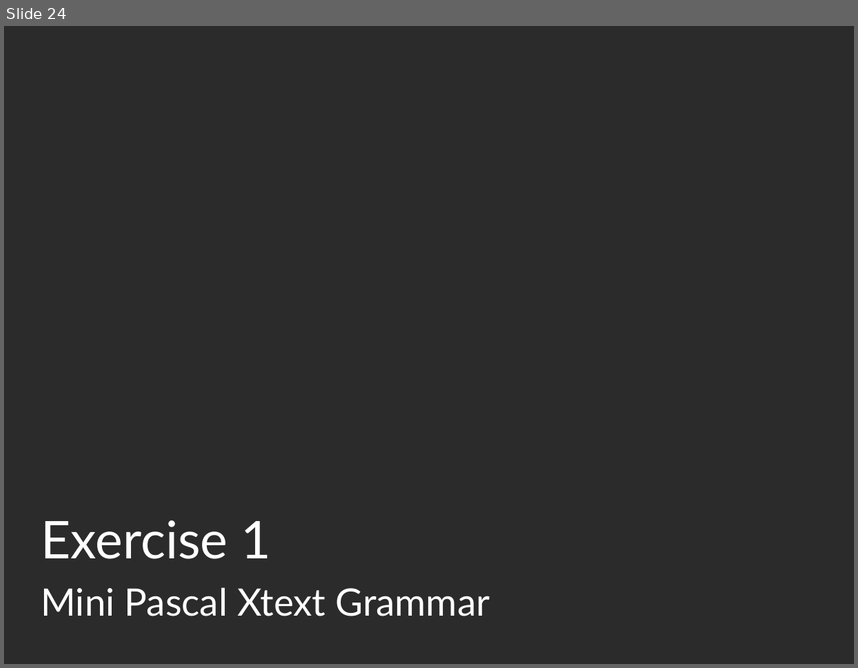
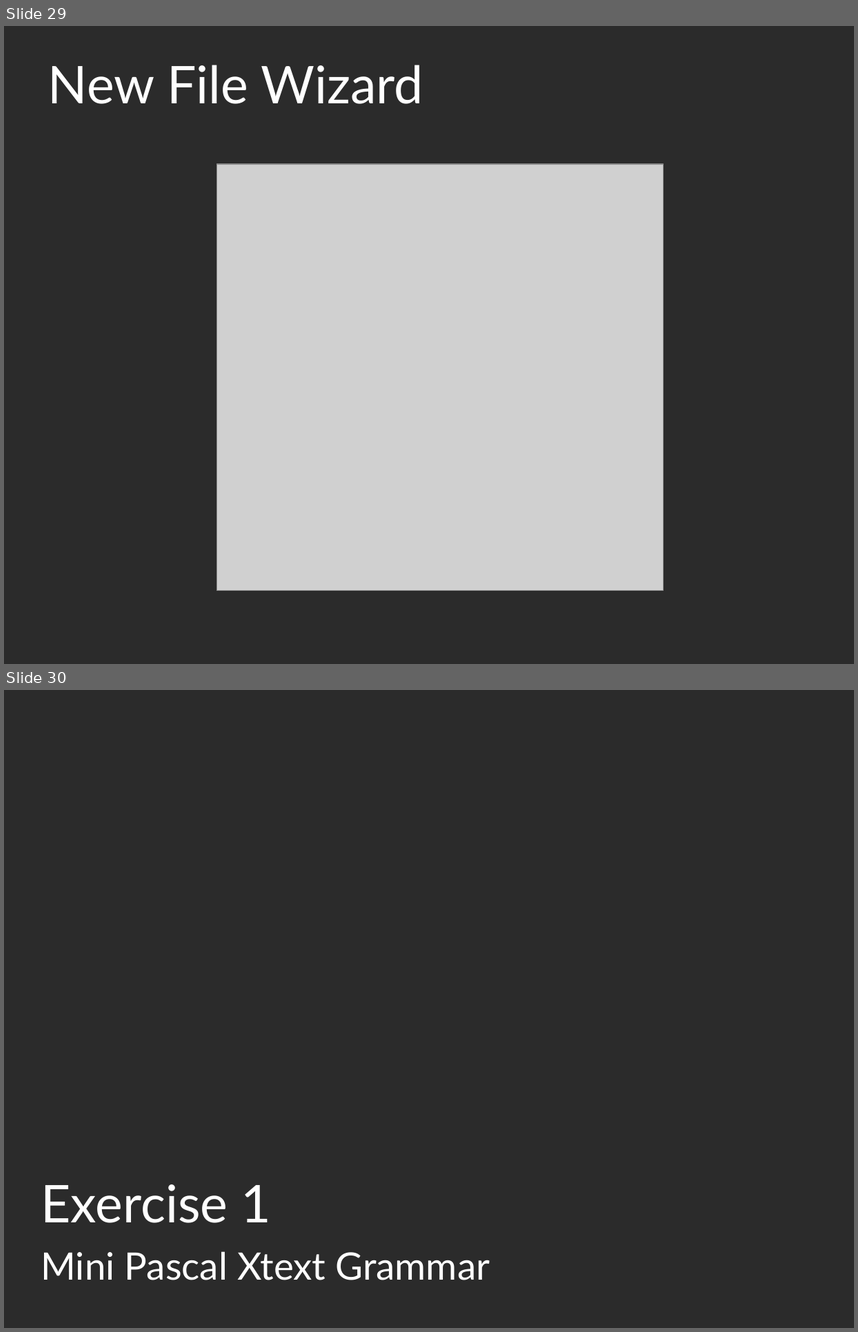
Before and after one commit to thomasfischl/xtext-workshop, a slide deck: xText Workshop.pptx. Shown one above the other, each under a label of ours: slide 24 before the commit, slides 29 and 30 after it. The pictures are 858x668 and 858x1332 pixels, drawn with LibreOffice and Linux fonts; fonts in the diff are those of the drawing; grey boxes stand for pictures; background and template pictures are left out; a plain dark background stands for a picture behind light text. Boxes give left, top, right and bottom in pixels: in the first picture for what was removed or moved away, otherwise in the second. Text is boxed around its words. In the diff, an @@ line names an element or a change of style, - is before the commit and + after.

```diff
--- a/xText Workshop.pptx
+++ b/xText Workshop.pptx
@@ slide 29 added at bbox=[4, 26, 854, 664], background picture (left out) @@
@@ title added at bbox=[48, 65, 424, 104], 44 pt, text #FFFFFF @@
+New File Wizard
@@ picture added at bbox=[217, 164, 663, 590] @@
@@ what was slide 24 is now slide 30 @@
```
Also in this commit, not shown: 2 slides changed, 6 other slides added.
